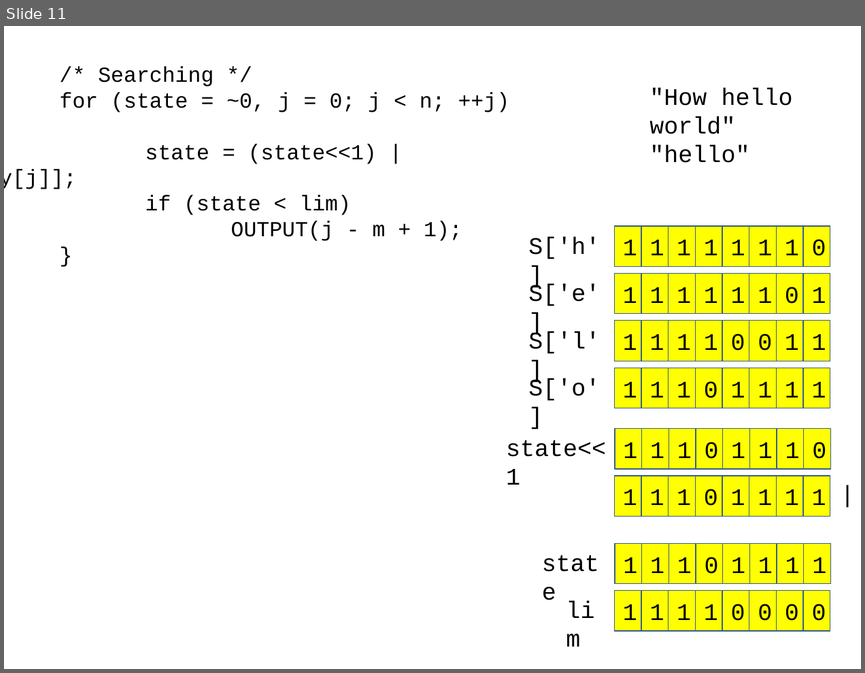
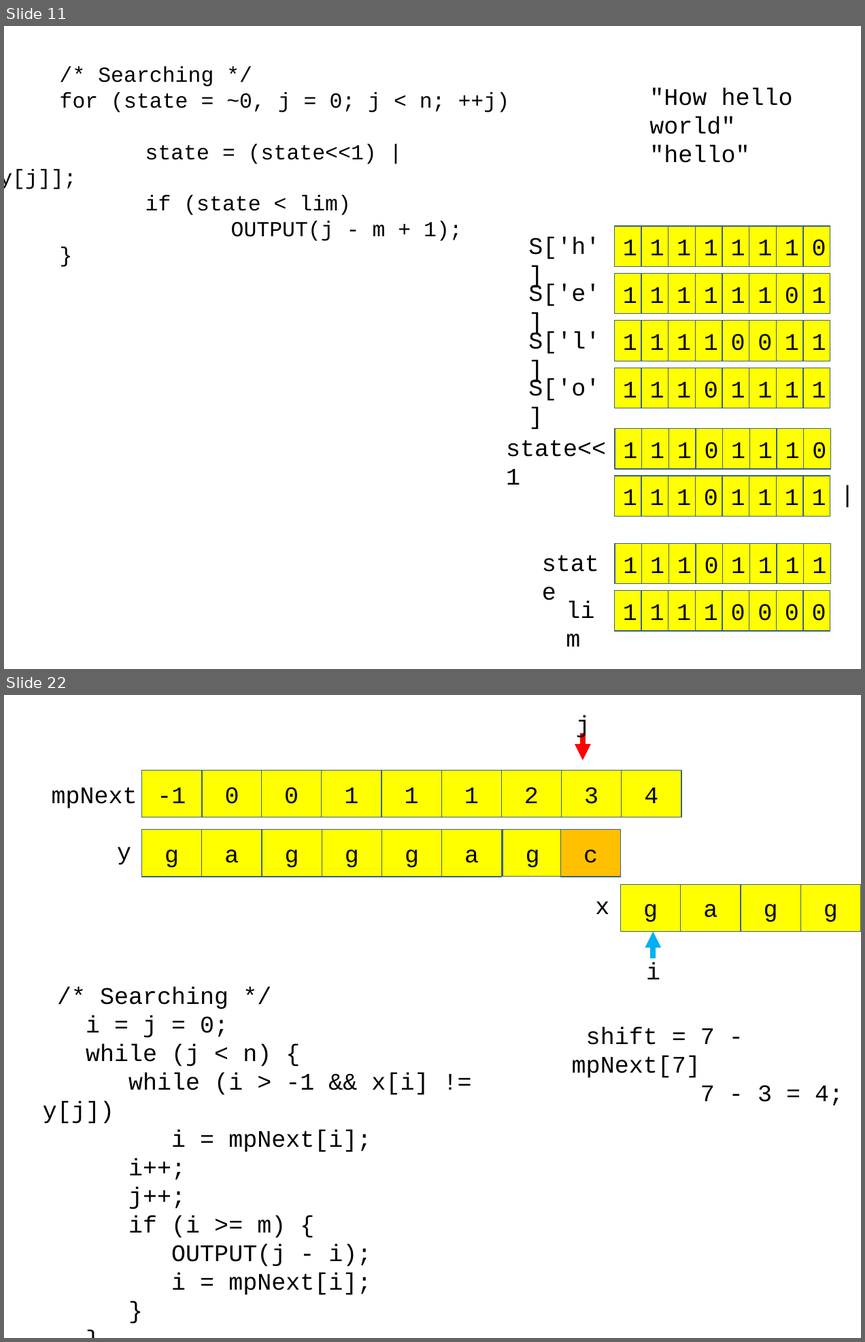
Before and after one commit to chisun-joung/osdsalgo_c, a slide deck: 04_day.pptx. Shown one above the other, each under a label of ours: slide 11 before the commit, slides 11 and 22 after it; the slides between them are not shown. The pictures are 865x673 and 865x1342 pixels, drawn with LibreOffice and Linux fonts; fonts in the diff are those of the drawing. Boxes give left, top, right and bottom in pixels: in the first picture for what was removed or moved away, otherwise in the second. Text is boxed around its words. In the diff, an @@ line names an element or a change of style, - is before the commit and + after.

```diff
--- a/04_day.pptx
+++ b/04_day.pptx
@@ slide 22 added at [4,695,861,1338], background #FFFFFF @@
@@ text added at [576,715,590,739], 20 pt, text #000000 @@
+j
@@ arrow added from (582, 734) to (582, 760), #FF0000 4.5 pt @@
@@ rectangle added at [142,770,202,817], fill #FFFF00, outline #3A5F8C 0.75 pt, 20 pt, text #000000 @@
+-1
@@ rectangle added at [202,770,262,817], fill #FFFF00, outline #3A5F8C 0.75 pt, 20 pt, text #000000 @@
+0
@@ rectangle added at [262,770,322,817], fill #FFFF00, outline #3A5F8C 0.75 pt, 20 pt, text #000000 @@
+0
@@ rectangle added at [322,770,382,817], fill #FFFF00, outline #3A5F8C 0.75 pt, 20 pt, text #000000 @@
+1
@@ rectangle added at [382,770,442,817], fill #FFFF00, outline #3A5F8C 0.75 pt, 20 pt, text #000000 @@
+1
@@ rectangle added at [442,770,502,817], fill #FFFF00, outline #3A5F8C 0.75 pt, 20 pt, text #000000 @@
+1
@@ rectangle added at [502,770,562,817], fill #FFFF00, outline #3A5F8C 0.75 pt, 20 pt, text #000000 @@
+2
@@ rectangle added at [562,770,621,817], fill #FFFF00, outline #3A5F8C 0.75 pt, 20 pt, text #000000 @@
+3
@@ rectangle added at [621,770,682,817], fill #FFFF00, outline #3A5F8C 0.75 pt, 20 pt, text #000000 @@
+4
@@ text added at [52,787,137,809], 20 pt, text #000000 @@
+mpNext
@@ rectangle added at [142,830,202,877], fill #FFFF00, outline #3A5F8C 0.75 pt, 20 pt, text #000000 @@
+g
@@ rectangle added at [202,830,262,877], fill #FFFF00, outline #3A5F8C 0.75 pt, 20 pt, text #000000 @@
+a
@@ rectangle added at [262,830,322,877], fill #FFFF00, outline #3A5F8C 0.75 pt, 20 pt, text #000000 @@
+g
@@ rectangle added at [322,830,382,877], fill #FFFF00, outline #3A5F8C 0.75 pt, 20 pt, text #000000 @@
+g
@@ rectangle added at [382,830,442,877], fill #FFFF00, outline #3A5F8C 0.75 pt, 20 pt, text #000000 @@
+g
@@ rectangle added at [442,830,502,877], fill #FFFF00, outline #3A5F8C 0.75 pt, 20 pt, text #000000 @@
+a
@@ rectangle added at [502,830,563,877], fill #FFFF00, outline #3A5F8C 0.75 pt, 20 pt, text #000000 @@
+g
@@ rectangle added at [561,830,621,877], fill #FFC000, outline #3A5F8C 0.75 pt, 20 pt, text #000000 @@
+c
@@ text added at [117,847,131,865], 20 pt, text #000000 @@
+y
@@ rectangle added at [621,884,681,932], fill #FFFF00, outline #3A5F8C 0.75 pt, 20 pt, text #000000 @@
+g
@@ rectangle added at [681,884,741,932], fill #FFFF00, outline #3A5F8C 0.75 pt, 20 pt, text #000000 @@
+a
@@ rectangle added at [741,884,801,932], fill #FFFF00, outline #3A5F8C 0.75 pt, 20 pt, text #000000 @@
+g
@@ rectangle added at [801,884,861,932], fill #FFFF00, outline #3A5F8C 0.75 pt, 20 pt, text #000000 @@
+g
@@ text added at [595,901,609,914], 20 pt, text #000000 @@
+x
@@ arrow added from (653, 958) to (653, 932), #00B0F0 4.5 pt @@
@@ text added at [646,963,660,979], 20 pt, text #000000 @@
+i
@@ text added at [43,987,428,1295], 20 pt, text #000000 @@
+/* Searching */
+i = j = 0;
+while (j < n) {
+while (i > -1 && x[i] != y[j])
+i = mpNext[i];
+i++;
+j++;
+if (i >= m) {
+OUTPUT(j - i);
+i = mpNext[i];
+}
+}
@@ text added at [572,1028,843,1106], 20 pt, text #000000 @@
+shift = 7 - mpNext[7]
+7 - 3 = 4;
```
Also in this commit, not shown: 13 other slides added, 1 other file.
